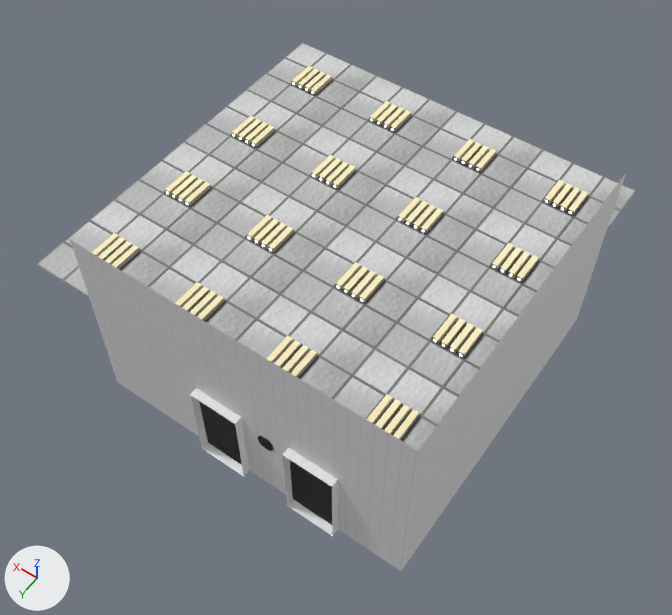
What one commit did to the Blender file blendfiles/floor.blend.
One viewpoint serves both versions: a 50 mm camera at (-4.12, 8.66, 23.1) aimed at (5.39, -4.66, 2.17). The lights are fixed; the arrows at lower left show +X, +Y and +Z.

Script lines for the objects in view, before the commit:
```python
me_plane = bpy.data.meshes.new('Plane')
me_plane.from_pydata(...)  # 4 vertices, 1 face; spans x -1.0..9.0, y -9.0..1.0, z 0.0
me_plane.materials.append(mat_material_001)  # picture img_teppich
me_plane_001 = bpy.data.meshes.new('Plane.001')
me_plane_001.from_pydata(...)  # 168 vertices, 131 faces; spans x 0.0..3.0, y -3.0..0.0, z 0.0..0.16
# faces by material slot: [99, 32]
me_plane_001.materials.append(mat_ceiling)  # picture img_dropceiling_png
me_plane_001.materials.append(mat_light)  # white #ffffff
me_plane_003 = bpy.data.meshes.new('Plane.003')
me_plane_003.from_pydata(...)  # 36 vertices, 24 faces; spans x -1.0..9.0, y -5.27..1.0, z -9.0..1.25
me_plane_003.materials.append(mat_wall)  # picture img_wallpaper_png
ob_ceiling = bpy.data.objects.new('Ceiling', me_plane_001)
ob_ceiling.location = (0.0, 0.0, 4.0)
_m = ob_ceiling.modifiers.new('Array', 'ARRAY')
_m.count = 4
_m.relative_offset_displace = (0.0, -1.0, 0.0)
_m = ob_ceiling.modifiers.new('Array.001', 'ARRAY')
_m.count = 4
ob_floor = bpy.data.objects.new('Floor', me_plane)
ob_floor.location = (1.0, -1.0, 0.0)
ob_wall = bpy.data.objects.new('Wall', me_plane_003)
ob_wall.location = (1.0, -1.0, 1.0)
ob_wall.rotation_euler = (4.712, 0.0, 0.0)  # degrees (270, 0, 0)
```
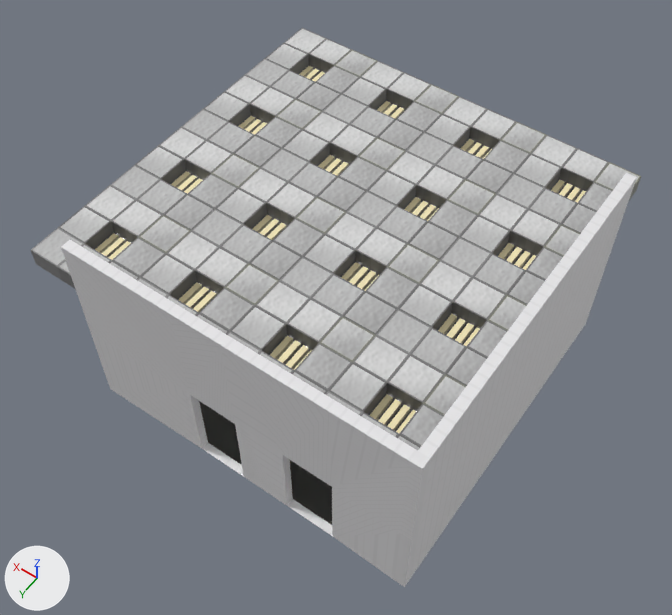
Pixel boxes (x1, y1, x2, y2) of what changed, in the pictures (672 x 615 px):
```json
{"object": "Ceiling", "change": "reshaped", "before": [37, 42, 636, 450], "after": [31, 28, 641, 450]}
{"object": "Wall", "change": "reshaped", "before": [70, 174, 626, 571], "after": [61, 173, 637, 587]}
{"part": 1, "of": "me_plane_003", "change": "built on", "before": [401, 174, 626, 571], "after": [61, 173, 637, 587]}
```

Scene script edits in JSON lines:
```json
{"block": "me_plane_003", "where": "# used by ob_wall; location = (1.0, -1.0, 1.0); rotation_euler = (4.712, 0.0, 0.0), in degrees (270, 0, 0)"}
{"op": "remove", "block": "me_plane_003", "code": "me_plane_003.from_pydata(...)  # 36 vertices, 24 faces; spans x -1.0..9.0, y -5.27..1.0, z -9.0..1.25"}
{"op": "add", "block": "me_plane_003", "code": "me_plane_003.from_pydata(...)  # 56 vertices, 53 faces; spans x -1.3..9.0, y -5.27..1.0, z -9.0..1.3"}
{"block": "me_plane_003", "change": "me_plane_003 part 1"}
{"block": "me_plane_003", "change": "2 faces are deleted"}
{"block": "me_plane_003", "change": "3 vertices are added at (-1.0, -1.8, 1.3), (-1.3, -1.8, 1.0), (-1.3, -1.8, 1.3)"}
{"block": "me_plane_003", "change": "10 new vertices lie (0.0, 0.0, 0.3) away from vertices in x -1.0..9.0, y -5.27..1.0, z -9.0..1.0"}
{"block": "me_plane_003", "change": "7 new vertices lie (-0.3, 0.0, 0.0) away from vertices in x -1.0, y -5.27..1.0, z -9.0..1.3"}
{"block": "me_plane_003", "change": "31 new faces join them"}
{"block": "me_plane_001", "where": "# used by ob_ceiling; location = (0.0, 0.0, 4.0)"}
{"op": "remove", "block": "me_plane_001", "code": "me_plane_001.from_pydata(...)  # 168 vertices, 131 faces; spans x 0.0..3.0, y -3.0..0.0, z 0.0..0.16"}
{"op": "add", "block": "me_plane_001", "code": "me_plane_001.from_pydata(...)  # 272 vertices, 239 faces; spans x 0.0..3.0, y -3.0..0.0, z 0.0..0.57"}
{"block": "me_plane_001", "change": "me_plane_001 part 2"}
{"block": "me_plane_001", "change": "36 faces are deleted"}
{"block": "me_plane_001", "change": "8 vertices are added at x 1.0..2.0, y -1.96..-1.04, z 0.0..0.57"}
{"block": "me_plane_001", "change": "40 new vertices lie (0.0, 0.0, 0.57) away from vertices in x 0.0..3.0, y -3.0..0.0, z 0.0"}
{"block": "me_plane_001", "change": "28 new vertices lie (0.0, -1.0, 0.0) away from vertices in x 1.0..2.0, y 0.0, z 0.0..0.57"}
{"block": "me_plane_001", "change": "28 new vertices lie (0.0, 1.0, 0.0) away from vertices in x 1.0..2.0, y -3.0, z 0.0..0.57"}
{"block": "me_plane_001", "change": "144 new faces join them, mat_ceiling (picture img_dropceiling_png)"}
```
